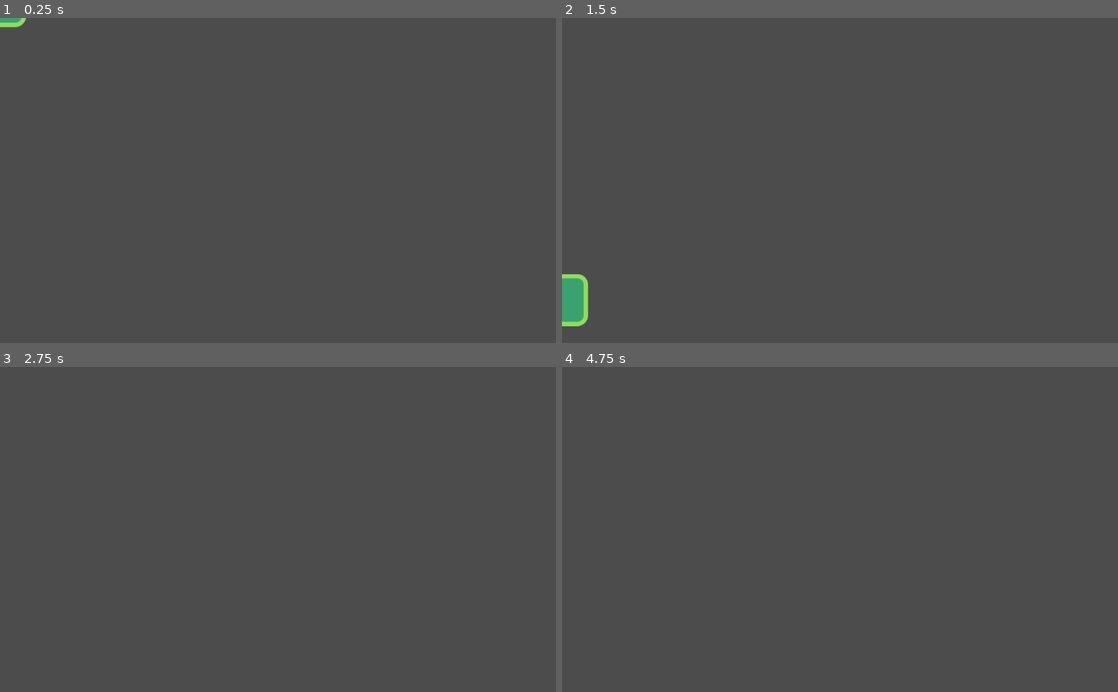
Above: before the commit, frames 1-4 (two rows, left to right).
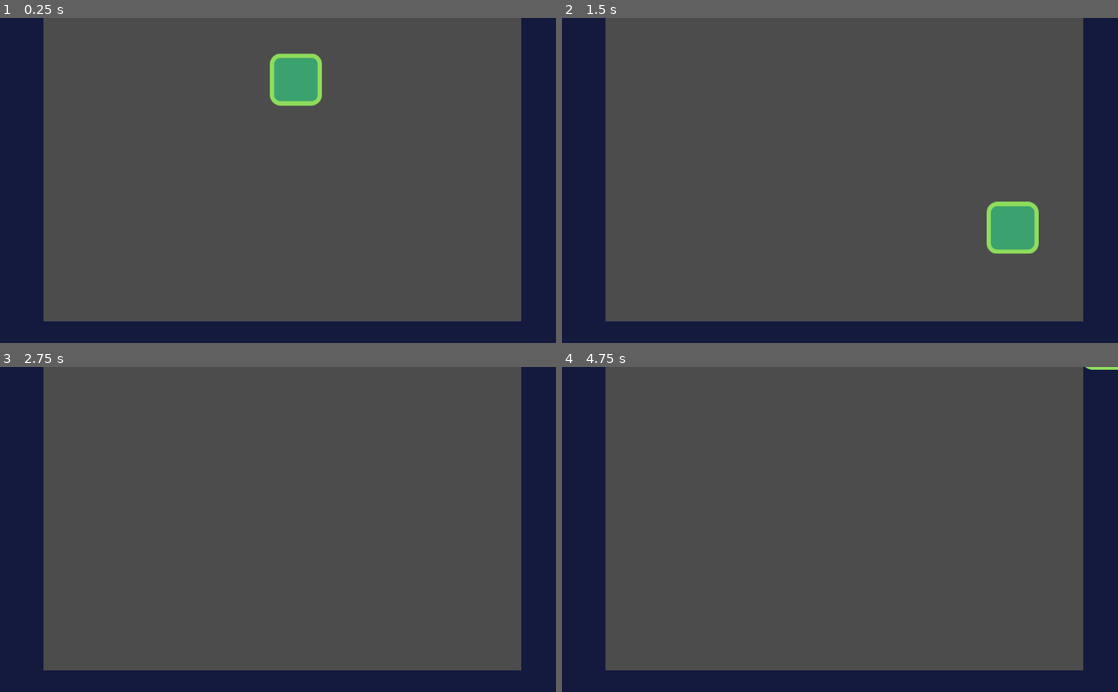
Above: after the commit, the same moments.

Repository: arunabhdas/quantumjump
Game: Godot game, scene res://src/levels/LevelTemplate.tscn
Same seed, same stepped clock (60 frames per second), same inputs: the game is played once before the commit and once after it. Before the commit the project starts from res://src/actors/Player.tscn.
Inputs:
- Up to frame 1 (0.25 s): no input
- Up to frame 2 (1.5 s): hold D (move_right, bound only after the commit) from 0.53 s (still down); tap W (jump, bound only after the commit) at 0.6, 0.77, 1.07, 1.35 s
- Up to frame 3 (2.75 s): tap W (jump, bound only after the commit) at 1.52, 1.82, 2.1 s; release D (move_right, bound only after the commit) at 2.03 s; hold A (move_left, bound only after the commit) from 2.03 s (still down)
- Up to frame 4 (4.75 s): tap Enter at 2.75, 4.25 s; release A (move_left, bound only after the commit) at 2.78 s; hold D (move_right, bound only after the commit) 2.78-4.28 s; tap W (jump, bound only after the commit) at 2.85, 3.02, 3.32, 3.6, 3.77, 4.07, 4.35, 4.52 s; tap Space at 3.5 s; hold A (move_left, bound only after the commit) from 4.28 s (still down)

The runs differ from the first frame. In frame 1, 21% of the frame differs, in the area x 0-100%, y 0-100%; in frame 2, 21%; in frame 3, 20%; in frame 4, 20%.

Commit message:
Improved physics of Player

Diff:
--- a/QuantumLeap/project.godot
+++ b/QuantumLeap/project.godot
@@ -21,12 +21,43 @@
 [application]
 
 config/name="Quantum Leap"
-run/main_scene="res://src/actors/Player.tscn"
+run/main_scene="res://src/levels/LevelTemplate.tscn"
 config/icon="res://icon.png"
 
 [gui]
 
 common/drop_mouse_on_gui_input_disabled=true
+
+[input]
+
+move_left={
+"deadzone": 0.5,
+"events": [ Object(InputEventKey,"resource_local_to_scene":false,"resource_name":"","device":0,"alt":false,"shift":false,"control":false,"meta":false,"command":false,"pressed":false,"scancode":65,"physical_scancode":0,"unicode":0,"echo":false,"script":null)
+, Object(InputEventKey,"resource_local_to_scene":false,"resource_name":"","device":0,"alt":false,"shift":false,"control":false,"meta":false,"command":false,"pressed":false,"scancode":16777231,"physical_scancode":0,"unicode":0,"echo":false,"script":null)
+, Object(InputEventJoypadMotion,"resource_local_to_scene":false,"resource_name":"","device":0,"axis":0,"axis_value":-1.0,"script":null)
+ ]
+}
+move_right={
+"deadzone": 0.5,
+"events": [ Object(InputEventKey,"resource_local_to_scene":false,"resource_name":"","device":0,"alt":false,"shift":false,"control":false,"meta":false,"command":false,"pressed":false,"scancode":68,"physical_scancode":0,"unicode":0,"echo":false,"script":null)
+, Object(InputEventKey,"resource_local_to_scene":false,"resource_name":"","device":0,"alt":false,"shift":false,"control":false,"meta":false,"command":false,"pressed":false,"scancode":16777233,"physical_scancode":0,"unicode":0,"echo":false,"script":null)
+, Object(InputEventJoypadMotion,"resource_local_to_scene":false,"resource_name":"","device":0,"axis":0,"axis_value":1.0,"script":null)
+ ]
+}
+jump={
+"deadzone": 0.5,
+"events": [ Object(InputEventKey,"resource_local_to_scene":false,"resource_name":"","device":0,"alt":false,"shift":false,"control":false,"meta":false,"command":false,"pressed":false,"scancode":87,"physical_scancode":0,"unicode":0,"echo":false,"script":null)
+, Object(InputEventKey,"resource_local_to_scene":false,"resource_name":"","device":0,"alt":false,"shift":false,"control":false,"meta":false,"command":false,"pressed":false,"scancode":16777232,"physical_scancode":0,"unicode":0,"echo":false,"script":null)
+, Object(InputEventJoypadButton,"resource_local_to_scene":false,"resource_name":"","device":0,"button_index":0,"pressure":0.0,"pressed":false,"script":null)
+ ]
+}
+
+[layer_names]
+
+2d_physics/layer_1="player"
+2d_physics/layer_2="enemies"
+2d_physics/layer_3="coins"
+2d_physics/layer_4="world"
 
 [physics]
 
--- a/QuantumLeap/src/actors/Actor.gd
+++ b/QuantumLeap/src/actors/Actor.gd
@@ -5,6 +5,6 @@
 export var gravity: = 500.0
 var velocity: = Vector2.ZERO
 
-func _physics_process(delta: float) -> void:
-	velocity.y += gravity * delta
-	velocity = move_and_slide(velocity)
+# func _physics_process(delta: float) -> void:
+	# velocity.y += gravity * delta
+	# velocity = move_and_slide(velocity)
--- a/QuantumLeap/src/actors/Player.gd
+++ b/QuantumLeap/src/actors/Player.gd
@@ -1 +1,26 @@
 extends Actor
+
+func _physics_process(delta: float) -> void:
+	var direction: = get_direction()
+	velocity = calculate_move_velocity(velocity, direction, speed)
+	velocity = move_and_slide(velocity, Vector2.UP)
+
+
+func get_direction() -> Vector2:
+	return Vector2(
+		Input.get_action_strength("move_right") - Input.get_action_strength("move_left"),
+		-1.0 if Input.is_action_just_pressed("jump") and is_on_floor() else 1.0
+	)
+
+func calculate_move_velocity(
+	linear_velocity: Vector2,
+	direction: Vector2,
+	speed: Vector2
+	) -> Vector2:
+	var new_velocity: = linear_velocity
+	new_velocity.x = speed.x * direction.x
+	new_velocity.y += gravity * get_physics_process_delta_time()
+	if direction.y == -1.0:
+		new_velocity.y = speed.y * direction.y
+
+	return new_velocity
--- a/QuantumLeap/src/actors/Player.tscn
+++ b/QuantumLeap/src/actors/Player.tscn
@@ -7,6 +7,7 @@
 extents = Vector2( 44, 43 )
 
 [node name="Player" type="KinematicBody2D"]
+collision_mask = 8
 script = ExtResource( 1 )
 
 [node name="Player" type="Sprite" parent="."]
--- a/QuantumLeap/src/levels/LevelTemplate.tscn
+++ b/QuantumLeap/src/levels/LevelTemplate.tscn
@@ -34,6 +34,8 @@
 [node name="TileMap" type="TileMap" parent="."]
 tile_set = SubResource( 2 )
 cell_size = Vector2( 80, 80 )
+collision_layer = 8
+collision_mask = 0
 format = 1
 tile_data = PoolIntArray( -327663, 0, 0, 0, 0, 0, 12, 0, 0, 65536, 0, 0, 65548, 0, 0, 131072, 0, 0, 131084, 0, 0, 19660 …(289 unchanged characters)…
 
